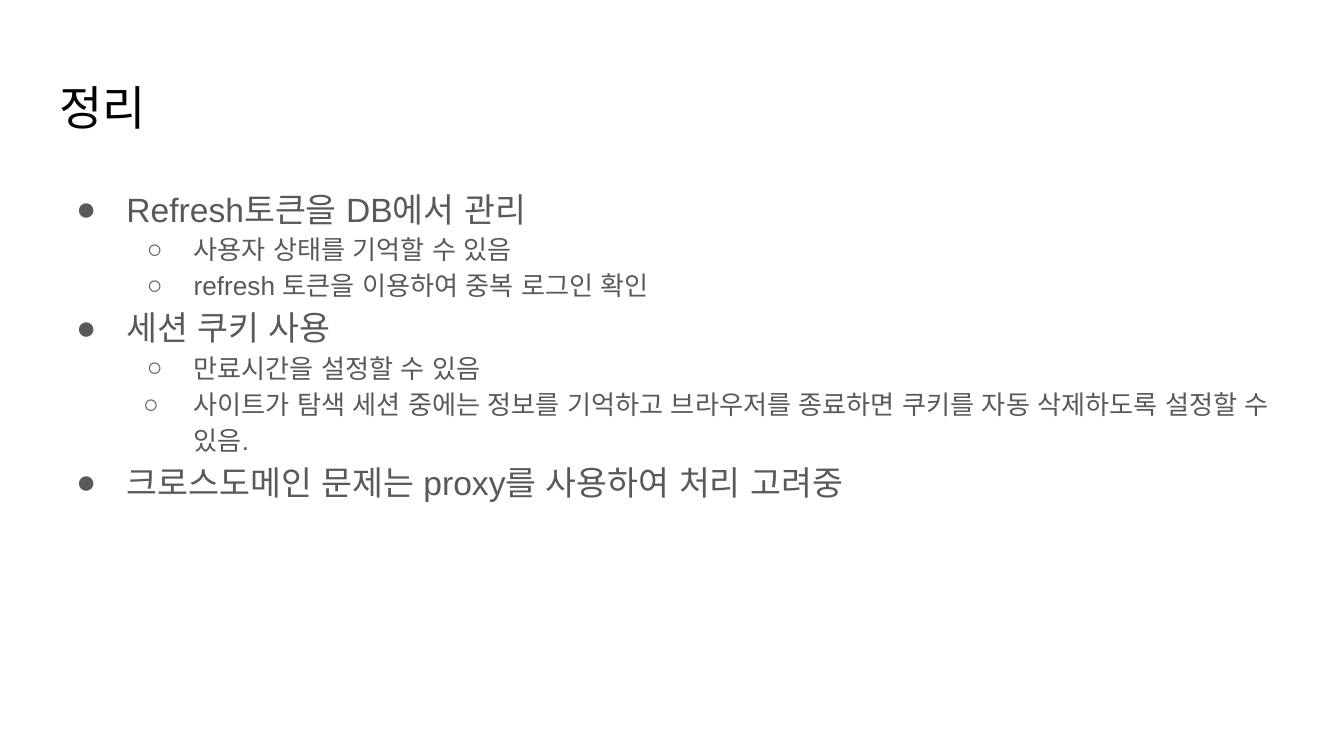
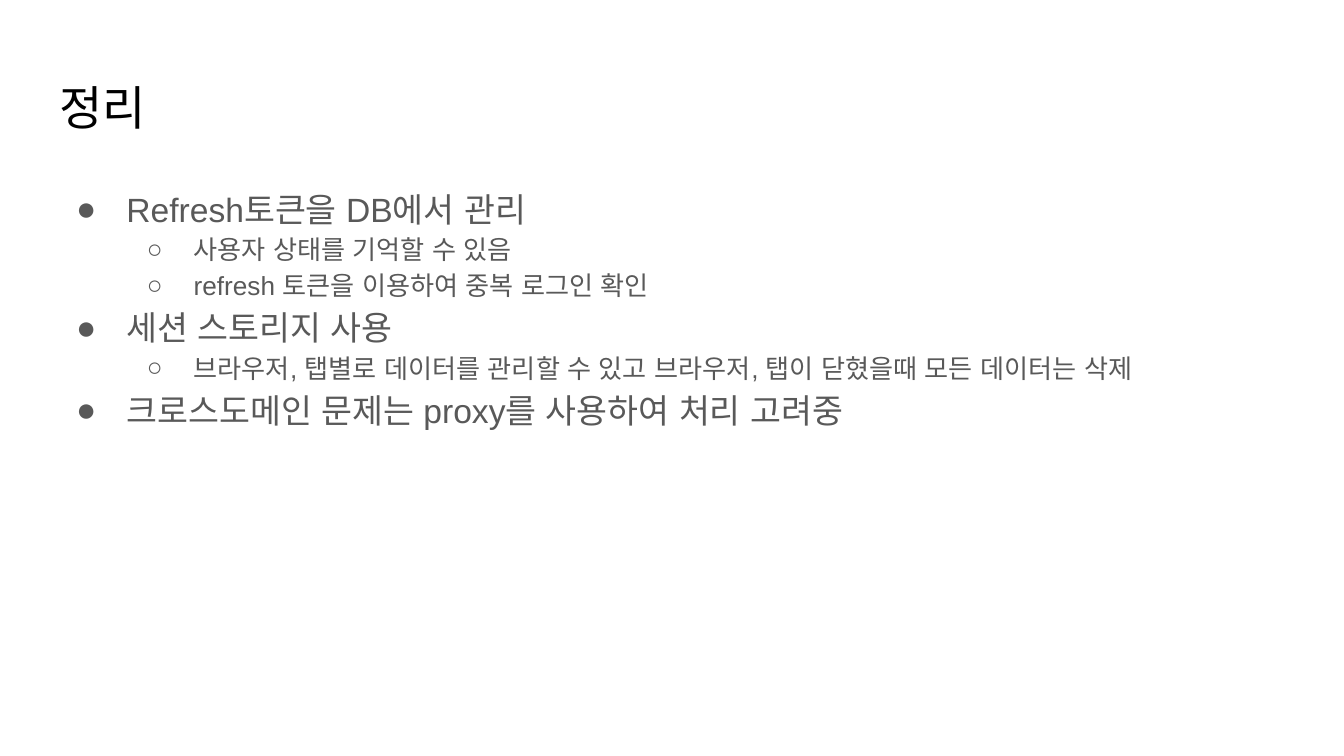
Before and after one commit to SaturdayNightStudy/study-log, a slide deck: slide 5 of Hyojin/week1/WEEK1 발표 자료.pptx. Drawn at 1344x756 pixels with LibreOffice and Linux fonts; fonts in the diff are those of the drawing. Boxes give left, top, right and bottom in pixels: in the first picture for what was removed or moved away, otherwise in the second. Text is boxed around its words. In the diff, an @@ line names an element or a change of style, - is before the commit and + after.

Commit message:
week1: 발표 자료 추가

```diff
--- a/Hyojin/week1/WEEK1 발표 자료.pptx
+++ b/Hyojin/week1/WEEK1 발표 자료.pptx
@@ text at (126, 312, 1132, 382): text changed @@
-● 세션 쿠키 사용
-  ○ 만료시간을 설정할 수 있음
-  ○ 사이트가 탐색 세션 중에는 정보를 기억하고 브라우저를 종료하면 쿠키를 자동 삭제하도록 설정할 수 있음.
+● 세션 스토리지 사용
+  ○ 브라우저, 탭별로 데이터를 관리할 수 있고 브라우저, 탭이 닫혔을때 모든 데이터는 삭제
```
